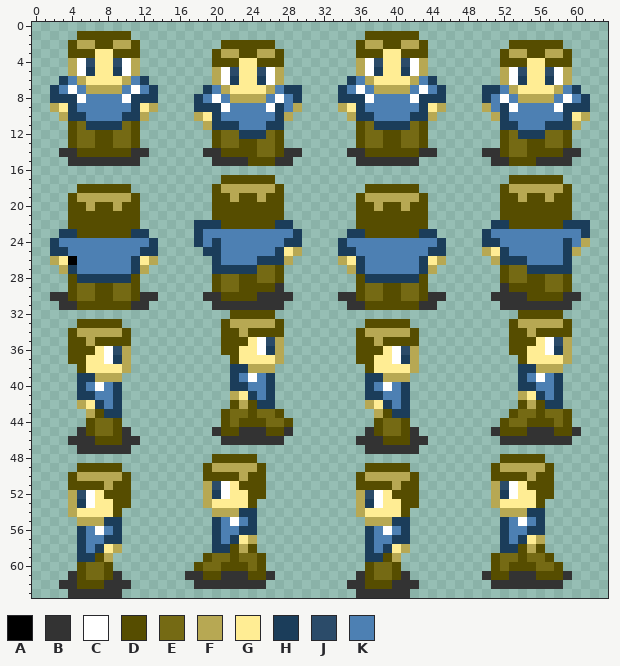
One commit to this pixel-art sprite: assets/images/hero-male.png. This is how it looked before the edit.
The file is 64x64 pixels.
Palette (. is transparent): A #000000  B #333333  C #ffffff  D #564d00  E #756a14  F #b7a853  G #ffed94  H #1b3d5a  J #2b4b69  K #4d80b3
Pixels before (only the part around the change), first column x 9:
31 DDBB.......BBBBBBBB.......BBDDDDDDBB.......BBBBBBBB....
32 .............DDDDD...........................DDDDD.....
33 D...........DFFFFFD.........DDDDD...........DFFFFFD....
34 FD..........DDFDDDD........DFFFFFD..........DDFDDDD....
35 DD..........DDDGCJF........DDFDDDD..........DDDGCJF....
36 JF..........DDGGCHF........DDDGCJF..........DDGGCHF....
37 HF...........DGGGGF........DDGGCHF...........DGGGGF....
38 GF...........HHFFF..........DGGGGF...........HHFFF.....
39 F............HKCKH..........HHFFF............HKCKH.....
40 H............HHKKH..........HKCKH............HHKKH.....
41 H............FGHKH..........HHKKH............FGHKH.....
42 H............DFDHH..........FGHKH............DFDHH.....
43 H...........DEEDEED..........FDHH...........DEEDEED....
44 D...........DEDDDEED.........DEED..........DEEDDDED....
45 DB.........BDDBBBDDB........BDEEDB........BDDDBBBDDB...
46 DBB.........BBBBBBB........BBBDDDBB........BBBBBBBB....
47 BB..........................BBBBBB.....................
48 ...........DDDDD...........................DDDDD.......
49 D.........DFFFFFD...........DDDDD.........DFFFFFD......
50 FD........DDDDFDD..........DFFFFFD........DDDDFDD......
51 DD........FJCGDDD..........DDDDFDD........FJCGDDD......
52 DD........FHCGGDD..........FJCGDDD........FHCGGDD......
53 DD........FGGGGD...........FHCGGDD........FGGGGD.......
54 D..........FFFHH...........FGGGGD..........FFFHH.......
55 H..........HKCKH............FFFHH..........HKCKH.......
56 H..........HKKHH............HKCKH..........HKKHH.......
57 H..........HKHGF............HKKHH..........HKHGF.......
58 F..........HHDFD............HKHGF..........HHDFD.......
59 ..........DEEDEED...........HHDF..........DEEDEED......
60 .........DEEDDDED...........DEED..........DEDDDEED.....
61 B.......BBDDBBBDDB.........BDEEDB........BDDBBBDDDB....
62 BB.......BBBBBBBB.........BBDDDBBB........BBBBBBBB.....
63 B..........................BBBBBB......................
Now the later version:
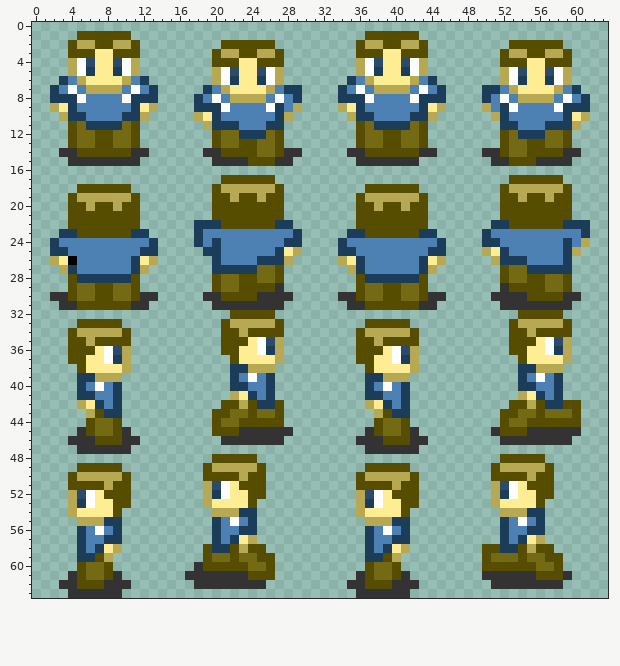
From old to new:
{"y":42,"x":21,"old":".","new":"D"}
{"y":42,"x":27,"old":".","new":"D"}
{"y":42,"x":53,"old":".","new":"D"}
{"y":42,"x":59,"old":"..","new":"DD"}
{"y":43,"x":20,"old":".","new":"D"}
{"y":43,"x":52,"old":".","new":"D"}
{"y":43,"x":59,"old":"D.","new":"ED"}
{"y":44,"x":20,"old":".D","new":"DE"}
{"y":44,"x":26,"old":"EED","new":"DD."}
{"y":44,"x":58,"old":"E","new":"D"}
{"y":44,"x":60,"old":".","new":"D"}
{"y":45,"x":20,"old":"B","new":"D"}
{"y":45,"x":26,"old":"DD","new":"BB"}
{"y":45,"x":58,"old":"DD","new":"BB"}
{"y":58,"x":19,"old":".","new":"D"}
{"y":58,"x":25,"old":".","new":"D"}
{"y":58,"x":50,"old":"..","new":"DD"}
{"y":58,"x":57,"old":".","new":"D"}
{"y":59,"x":26,"old":".","new":"D"}
{"y":59,"x":50,"old":".D","new":"DE"}
{"y":59,"x":58,"old":".","new":"D"}
{"y":60,"x":18,"old":"DEE","new":"BDD"}
{"y":60,"x":25,"old":"D.","new":"ED"}
{"y":60,"x":50,"old":".","new":"D"}
{"y":60,"x":52,"old":"E","new":"D"}
{"y":61,"x":19,"old":"DD","new":"BB"}
{"y":61,"x":26,"old":"B","new":"D"}
{"y":61,"x":51,"old":"DD","new":"BB"}
{"label":"changed","picture_box":[212,400,293,436]}
{"label":"added","picture_box":[500,400,518,418]}
{"label":"changed","picture_box":[554,400,581,436]}
{"label":"changed","picture_box":[194,544,221,580]}
{"label":"changed","picture_box":[257,544,275,580]}
{"label":"changed","picture_box":[482,544,509,580]}
{"label":"added","picture_box":[545,544,563,562]}
